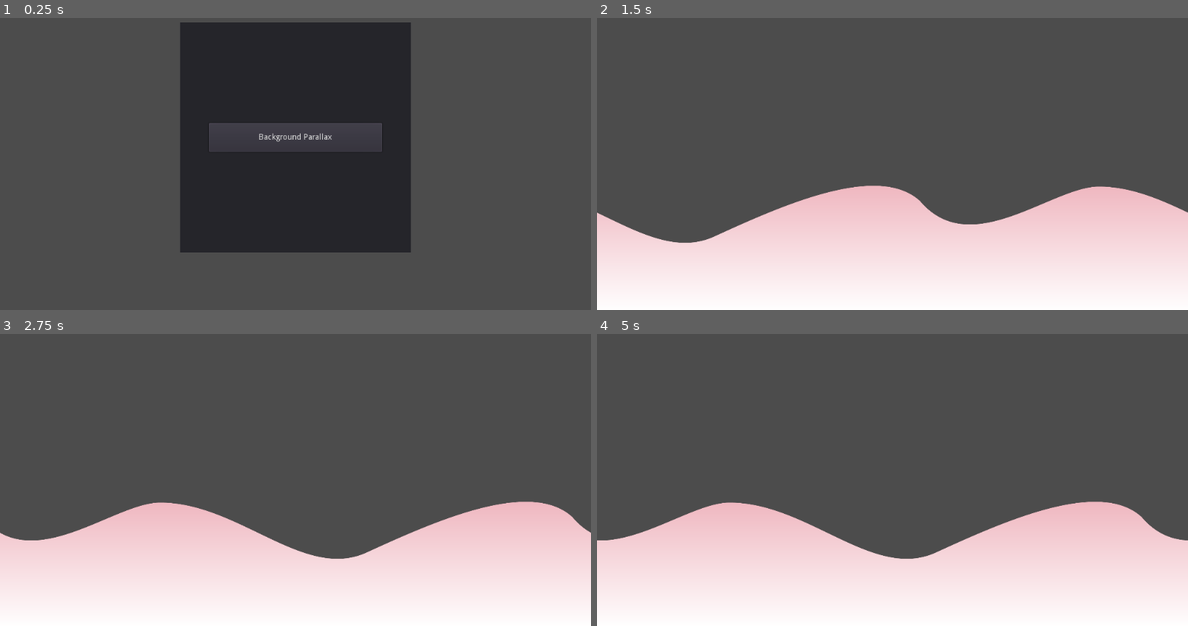
Above: before the commit, frames 1-4 (two rows, left to right).
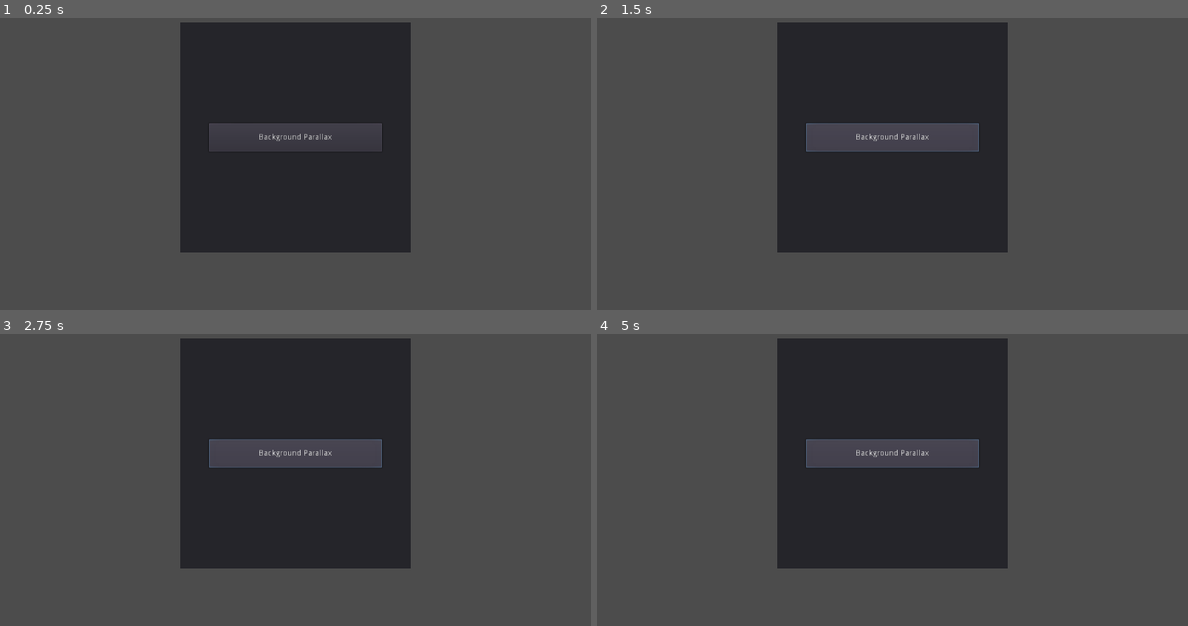
Above: after the commit, the same moments.

Repository: iabadie/prototipado-unpaz
Game: Godot game, scene res://Scenes/Menu/Menu.tscn
Two runs of this game, one before a commit and one after it. Both use one fixed random seed, a clock stepped at 60 frames per second and the inputs below. Before the commit the project has no main scene; this scene is started directly in both runs.
Inputs:
- Up to frame 1 (0.25 s): no input
- Up to frame 2 (1.5 s): click "Background Parallax" at 0.5 s
- Up to frame 3 (2.75 s): no input
- Up to frame 4 (5 s): no input

The runs differ from the first frame. In frame 1, less than 0.1% of the frame differs, in the area x 43-56%, y 39-43%; in frame 2, 56%; in frame 3, 58%; in frame 4, 59%, in the area x 0-100%, y 1-100%.

Commit message:
Agregado del manejador de ejemplos

Diff:
--- /dev/null
+++ b/Ejemplos/Assets/Resources/ButtonStyle.tres
@@ -0,0 +1,17 @@
+[gd_resource type="StyleBoxFlat" format=2]
+
+[resource]
+bg_color = Color( 0, 0.337255, 0.211765, 1 )
+border_width_left = 1
+border_width_top = 1
+border_width_right = 1
+border_width_bottom = 1
+border_color = Color( 0, 0, 0, 0.478431 )
+corner_radius_top_left = 25
+corner_radius_top_right = 5
+corner_radius_bottom_right = 25
+corner_radius_bottom_left = 5
+corner_detail = 1
+shadow_color = Color( 0, 0, 0, 1 )
+shadow_size = 3
+shadow_offset = Vector2( 5, 0 )
--- /dev/null
+++ b/Ejemplos/Assets/Resources/ButtonStyleHover.tres
@@ -0,0 +1,17 @@
+[gd_resource type="StyleBoxFlat" format=2]
+
+[resource]
+bg_color = Color( 0.258824, 0.529412, 0.431373, 1 )
+border_width_left = 1
+border_width_top = 1
+border_width_right = 1
+border_width_bottom = 1
+border_color = Color( 0, 0, 0, 0.478431 )
+corner_radius_top_left = 25
+corner_radius_top_right = 5
+corner_radius_bottom_right = 25
+corner_radius_bottom_left = 5
+corner_detail = 1
+shadow_color = Color( 0, 0, 0, 1 )
+shadow_size = 3
+shadow_offset = Vector2( 5, 0 )
--- /dev/null
+++ b/Ejemplos/Assets/Resources/ButtonStylePressed.tres
@@ -0,0 +1,18 @@
+[gd_resource type="StyleBoxFlat" format=2]
+
+[resource]
+content_margin_left = 5.0
+bg_color = Color( 0.129412, 0.305882, 0.243137, 1 )
+border_width_left = 1
+border_width_top = 1
+border_width_right = 1
+border_width_bottom = 1
+border_color = Color( 0, 0, 0, 0.478431 )
+corner_radius_top_left = 25
+corner_radius_top_right = 5
+corner_radius_bottom_right = 25
+corner_radius_bottom_left = 5
+corner_detail = 1
+shadow_color = Color( 0, 0, 0, 1 )
+shadow_size = 1
+shadow_offset = Vector2( 2, 0 )
--- /dev/null
+++ b/Ejemplos/Scenes/Base.gd
@@ -0,0 +1,31 @@
+extends VBoxContainer
+
+var menuScene = preload("res://Scenes/Menu/Menu.tscn")
+var menuInstance
+var sceneInstance
+
+func _ready():
+	$Back.visible = false
+	menuInstance = $Menu
+	pass
+
+func load_scene(scene: String):
+	# Quita el menu y agrega la escena elegida
+	remove_child(menuInstance)
+	menuInstance = null
+	sceneInstance = load(scene).instance()
+	add_child(sceneInstance)
+	$Back.visible = true
+	pass
+
+func _on_Back_button_down():
+	remove_child(sceneInstance)
+	sceneInstance = null
+	$Back.visible = false
+	instance_menu()
+	pass
+
+func instance_menu():
+	menuInstance = menuScene.instance()
+	add_child(menuInstance)
+	pass
--- /dev/null
+++ b/Ejemplos/Scenes/Base.tscn
@@ -0,0 +1,43 @@
+[gd_scene load_steps=6 format=2]
+
+[ext_resource path="res://Scenes/Menu/Menu.tscn" type="PackedScene" id=1]
+[ext_resource path="res://Assets/Resources/ButtonStyleHover.tres" type="StyleBox" id=2]
+[ext_resource path="res://Assets/Resources/ButtonStyle.tres" type="StyleBox" id=3]
+[ext_resource path="res://Assets/Resources/ButtonStylePressed.tres" type="StyleBox" id=4]
+[ext_resource path="res://Scenes/Base.gd" type="Script" id=5]
+
+[node name="BaseContainer" type="VBoxContainer" groups=[
+"load_scene",
+]]
+anchor_right = 1.0
+anchor_bottom = 1.0
+size_flags_horizontal = 0
+size_flags_vertical = 0
+script = ExtResource( 5 )
+__meta__ = {
+"_edit_use_anchors_": false
+}
+
+[node name="Back" type="Button" parent="."]
+margin_right = 150.0
+margin_bottom = 50.0
+rect_min_size = Vector2( 150, 50 )
+focus_mode = 0
+size_flags_horizontal = 0
+size_flags_vertical = 0
+custom_styles/hover = ExtResource( 2 )
+custom_styles/pressed = ExtResource( 4 )
+custom_styles/focus = ExtResource( 3 )
+custom_styles/normal = ExtResource( 3 )
+text = "VOLVER AL MENU"
+__meta__ = {
+"_edit_use_anchors_": false
+}
+
+[node name="Menu" parent="." instance=ExtResource( 1 )]
+anchor_right = 0.0
+anchor_bottom = 0.0
+margin_top = 54.0
+margin_right = 1024.0
+margin_bottom = 600.0
+[connection signal="button_down" from="Back" to="." method="_on_Back_button_down"]
--- a/Ejemplos/Scenes/Menu/Menu.tscn
+++ b/Ejemplos/Scenes/Menu/Menu.tscn
@@ -5,6 +5,8 @@
 [node name="Menu" type="Control"]
 anchor_right = 1.0
 anchor_bottom = 1.0
+size_flags_horizontal = 3
+size_flags_vertical = 3
 __meta__ = {
 "_edit_use_anchors_": false
 }
--- a/Ejemplos/Scenes/Menu/components/MenuButton.gd
+++ b/Ejemplos/Scenes/Menu/components/MenuButton.gd
@@ -5,5 +5,6 @@
 
 func _on_MenuButton_button_down():
 	if scene != null:
-		get_tree().change_scene(scene)
+		# ejecuta "load_scene" pasandole el parametro "scene"
+		get_tree().call_group("load_scene", "load_scene", scene)
 	pass
--- a/Ejemplos/project.godot
+++ b/Ejemplos/project.godot
@@ -16,12 +16,15 @@
 [application]
 
 config/name="Ejemplos"
+run/main_scene="res://Scenes/Base.tscn"
 config/icon="res://icon.png"
 
 [display]
 
 window/size/test_width=1024
 window/size/test_height=600
+window/stretch/mode="2d"
+window/stretch/aspect="keep"
 
 [rendering]
 
